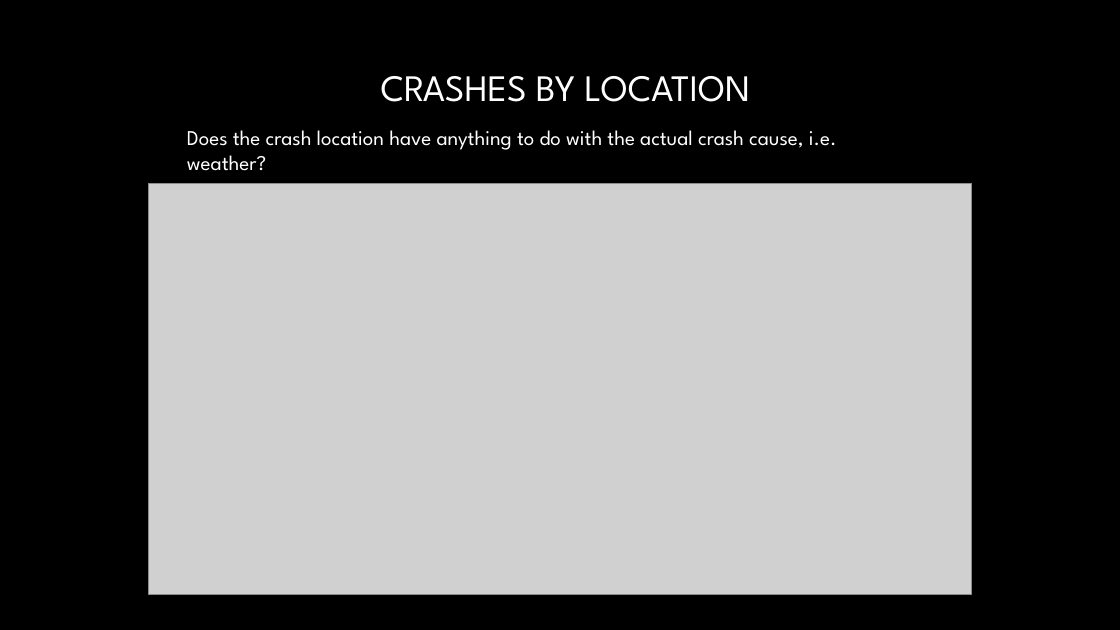
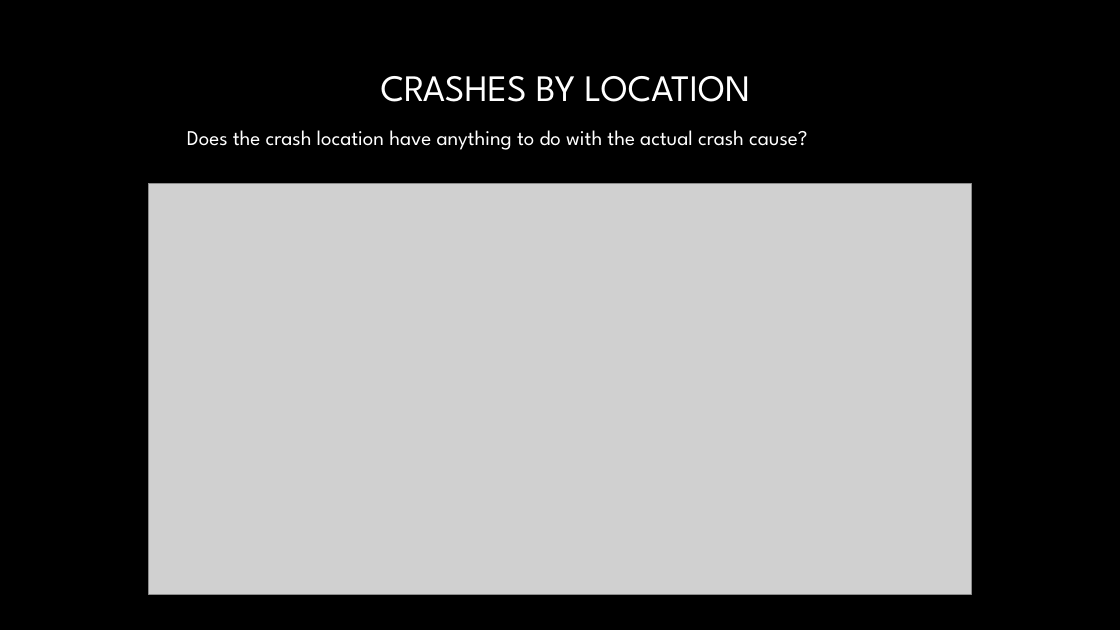
Before and after one commit to LauraJ3053/Project_01, a slide deck: slide 2 of Airplane_Crashes/Project 1 Presentation.pptx. Drawn at 1120x630 pixels with LibreOffice and Linux fonts; fonts in the diff are those of the drawing; grey boxes stand for pictures; background and template pictures are left out. Boxes give left, top, right and bottom in pixels: in the first picture for what was removed or moved away, otherwise in the second. Text is boxed around its words. In the diff, an @@ line names an element or a change of style, - is before the commit and + after.

```diff
--- a/Airplane_Crashes/Project 1 Presentation.pptx
+++ b/Airplane_Crashes/Project 1 Presentation.pptx
@@ text at (187, 130, 807, 150): text changed @@
-Does the crash location have anything to do with the actual crash cause, i.e. weather?
+Does the crash location have anything to do with the actual crash cause?
```
Also in this commit, not shown: 2 other slides changed, 3 slides added, 6 other files.
